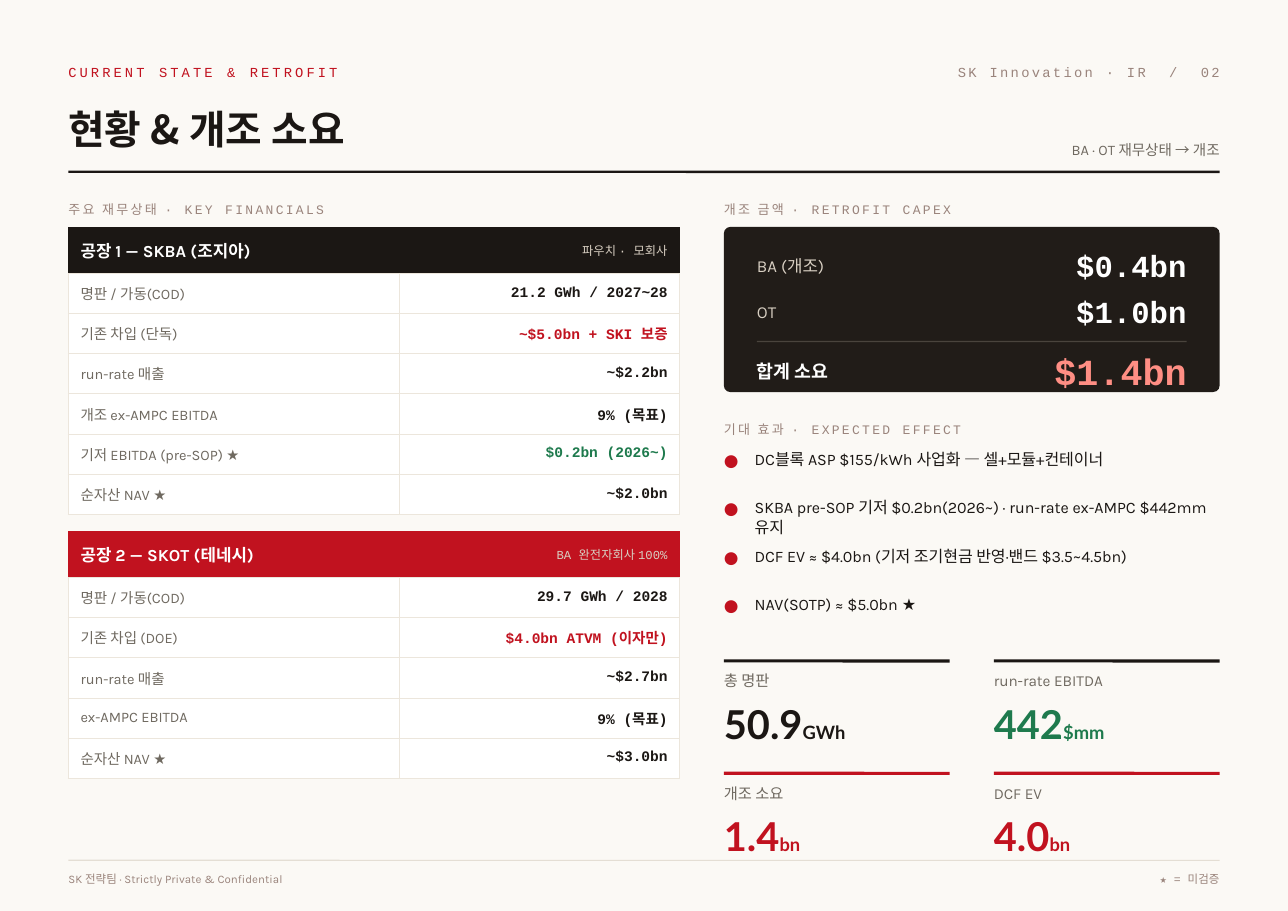
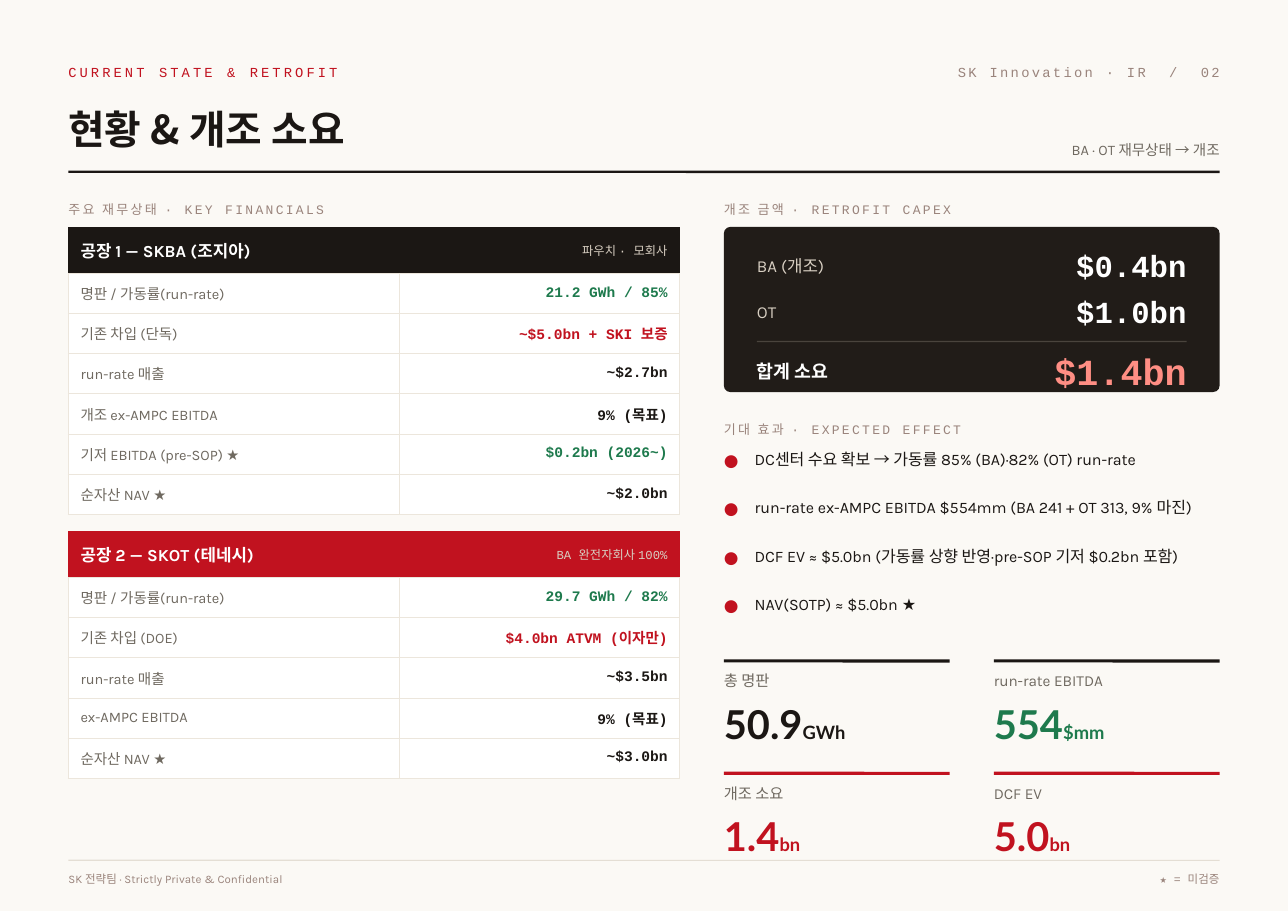
Before and after one commit to ljmcoal-gif/bm-x7k2, a slide deck: slide 2 of sk_valuation_project/output/SK_Funding_v3_editable.pptx. Drawn at 1288x911 pixels with LibreOffice and Linux fonts; fonts in the diff are those of the drawing. Boxes give left, top, right and bottom in pixels: in the first picture for what was removed or moved away, otherwise in the second. Text is boxed around its words. In the diff, an @@ line names an element or a change of style, - is before the commit and + after.

```diff
--- a/sk_valuation_project/output/SK_Funding_v3_editable.pptx
+++ b/sk_valuation_project/output/SK_Funding_v3_editable.pptx
@@ table at (x1=68, y1=273, x2=680, y2=565) @@
-row 1, column 1: 명판 / 가동(COD)
+row 1, column 1: 명판 / 가동률(run-rate)
-row 1, column 2: 21.2 GWh / 2027~28
+row 1, column 2: 21.2 GWh / 85%
-row 3, column 2: ~$2.2bn
+row 3, column 2: ~$2.7bn
@@ text at (x1=755, y1=451, x2=1135, y2=467): text changed @@
-DC블록 ASP $155/kWh 사업화 — 셀+모듈+컨테이너
+DC센터 수요 확보 → 가동률 85% (BA)·82% (OT) run-rate
@@ text at (x1=755, y1=499, x2=1192, y2=515): text changed @@
-SKBA pre-SOP 기저 $0.2bn(2026~) · run-rate ex-AMPC $442mm 유지
+run-rate ex-AMPC EBITDA $554mm (BA 241 + OT 313, 9% 마진)
@@ text at (x1=755, y1=548, x2=1178, y2=566): text changed @@
-DCF EV ≈ $4.0bn (기저 조기현금 반영·밴드 $3.5~4.5bn)
+DCF EV ≈ $5.0bn (가동률 상향 반영·pre-SOP 기저 $0.2bn 포함)
@@ table at (x1=68, y1=577, x2=680, y2=769) @@
-row 1, column 1: 명판 / 가동(COD)
+row 1, column 1: 명판 / 가동률(run-rate)
-row 1, column 2: 29.7 GWh / 2028
+row 1, column 2: 29.7 GWh / 82%
-row 3, column 2: ~$2.7bn
+row 3, column 2: ~$3.5bn
@@ text at (x1=994, y1=710, x2=1104, y2=741): text changed @@
-442$mm
+554$mm
@@ text at (x1=994, y1=822, x2=1050, y2=852): text changed @@
-4.0bn
+5.0bn
```
Also in this commit, not shown: 1 other slide changed, 6 other files.
